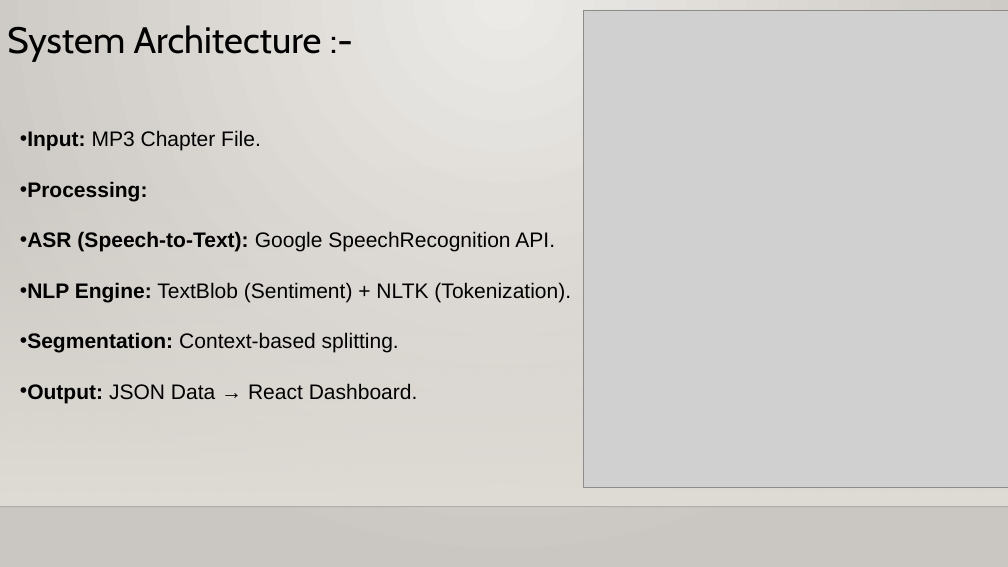
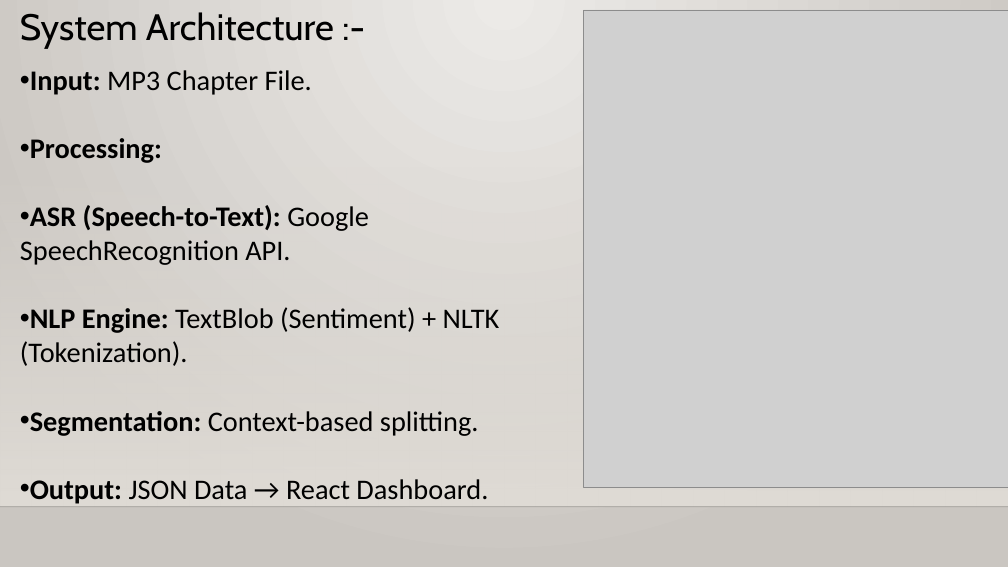
Before and after one commit to Sivashalinimurugesan/Automated-Podcast-Transcription-and-Topic-Segmentation, a slide deck: slide 5 of AI Podcast Transcription.pptx. Drawn at 1008x567 pixels with LibreOffice and Linux fonts; fonts in the diff are those of the drawing; grey boxes stand for pictures; background and template pictures are left out. Boxes give left, top, right and bottom in pixels: in the first picture for what was removed or moved away, otherwise in the second. Text is boxed around its words. In the diff, an @@ line names an element or a change of style, - is before the commit and + after.

```diff
--- a/AI Podcast Transcription.pptx
+++ b/AI Podcast Transcription.pptx
@@ text "System Architecture :-" moved from (x1=7, y1=25, x2=322, y2=62) to (x1=20, y1=12, x2=334, y2=49) @@
@@ text "Input: MP3 Chapter File." moved from (x1=27, y1=130, x2=571, y2=403) to (x1=20, y1=70, x2=500, y2=504) @@
@@ text "Input: MP3 Chapter File." at (x1=20, y1=70, x2=500, y2=504): size 20 to 27 pt, font Arial to Calibri @@
```
Also in this commit, not shown: 10 other slides changed, 1 slide added.
